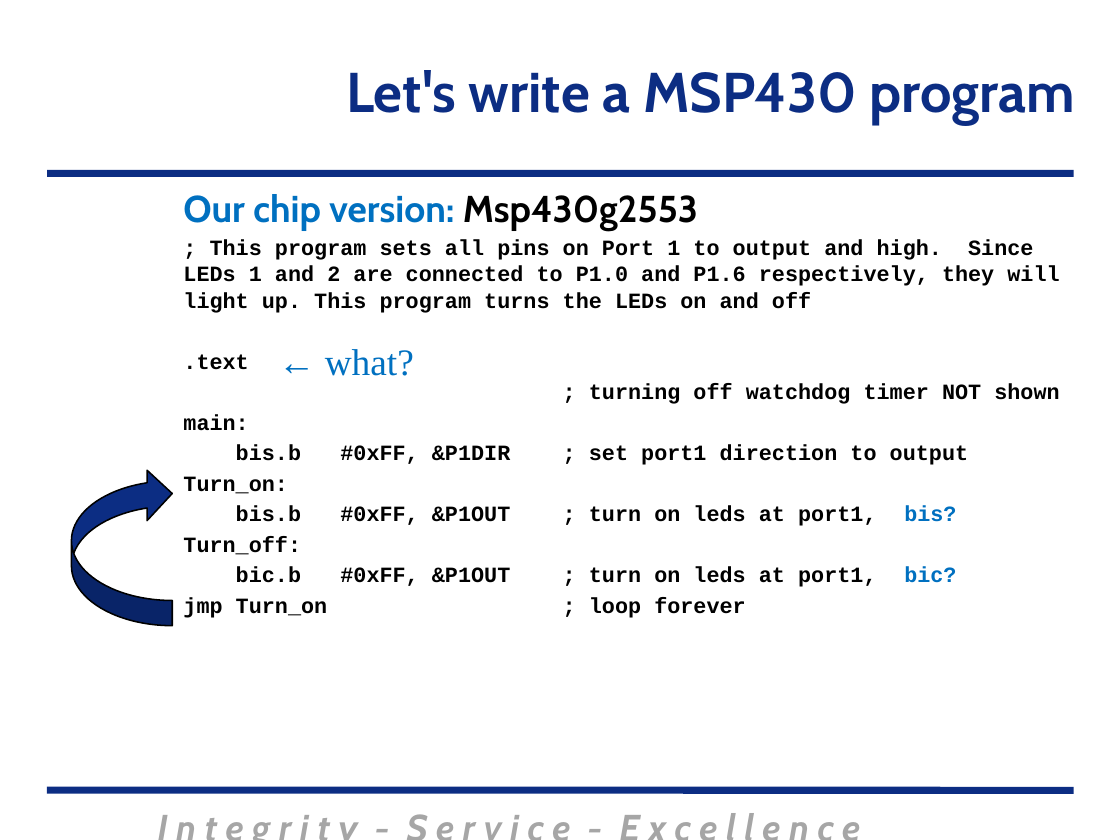
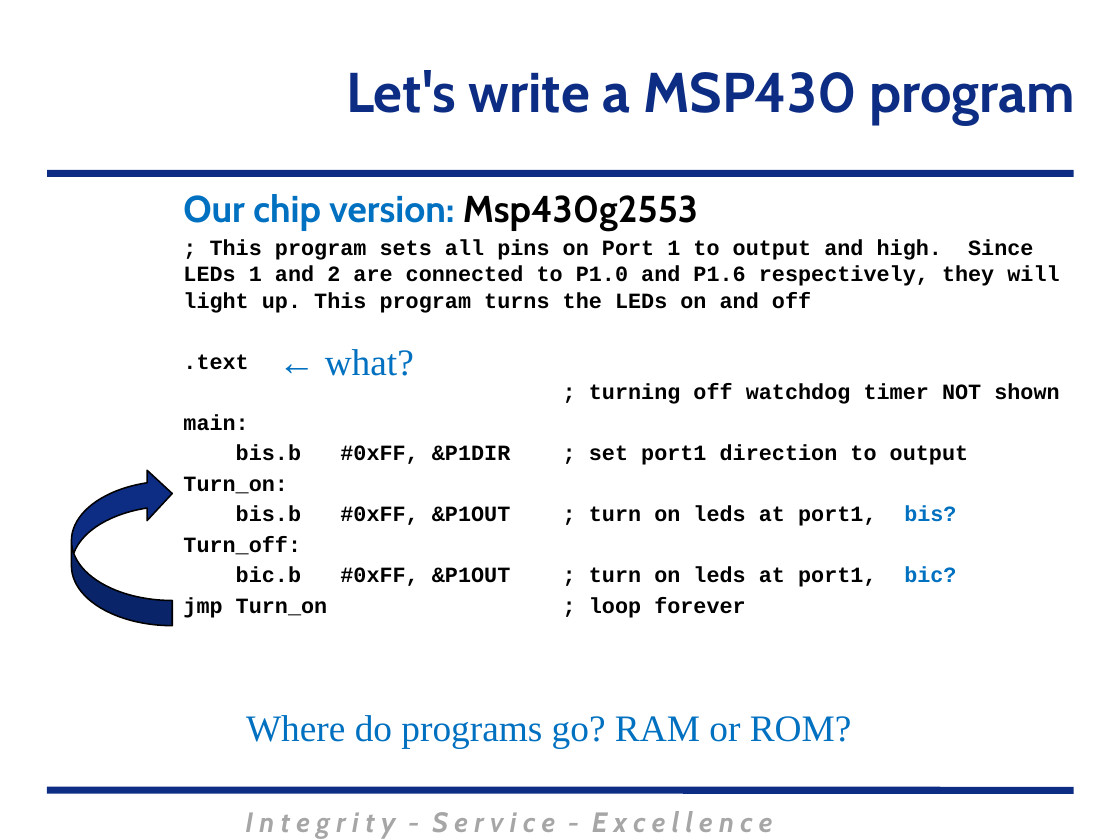
Before and after one commit to MarsUniversity/ECE382, a slide deck: slide 12 of source/lessons/lsn3-4-5/Lsn3-4-5.pptx. Drawn at 1120x840 pixels with LibreOffice and Linux fonts; fonts in the diff are those of the drawing; background and template pictures are left out. Boxes give left, top, right and bottom in pixels: in the first picture for what was removed or moved away, otherwise in the second. Text is boxed around its words. In the diff, an @@ line names an element or a change of style, - is before the commit and + after.

```diff
--- a/source/lessons/lsn3-4-5/Lsn3-4-5.pptx
+++ b/source/lessons/lsn3-4-5/Lsn3-4-5.pptx
@@ text added at <box>246,715,852,749</box>, 24 pt, text #0070C0 @@
+Where do programs go? RAM or ROM?
@@ text "I n t e g ..." at <box>245,811,773,838</box>: size 24 to 18 pt; less space between paragraphs @@
```
Also in this commit, not shown: 42 other slides changed, 1 slide added, 10 slides removed, 4 other files.
